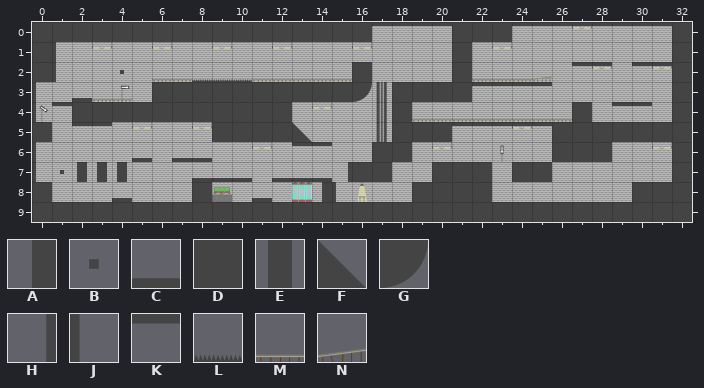
Tiled map -- Maze Escape/Levels/Level_5.tmx. That is the earlier state.
Cells are 300x300 px. Shown: x 0..32, y 0..9.
Key: from "ElementsTiles-01-01": A 0, B 9, C 10, D 13, E 14, F 15, G 20, H 21, J 22, K 23; from "Tiles_x3_spikes": L 5; from "rail_textures": M 0, N 1.
_ is an empty cell.
Layers that did not change in this view are not listed.
Layer "Solide" before, first column x 0:
 0 DDDDDDDDDDDDDDDDDKKKKDDDKKKKKKKKD
 1 DJ___________________D__________D
 2 DJ__B_MMLLLMMMMMD____DMMMN_KK_KKD
 3 J_CMM_DDDDDDDDDDG_DDDDKKKK______D
 4 JKDDDDDDDDDDD_____DMMMMMMMMD_KK_D
 5 D_KK_____DDDDF____DDDKKKKKDDDDDDD
 6 J____C_CC____KK__DD_______DDD___D
 7 JBEEE___CCC_CCCHDD__DDD_DD______D
 8 D___C___D__C__AJ___DDDD_______DDD
 9 DDDDDDDDDDDDDDDDDDDDDDDDDDDDDDDDD
New version:
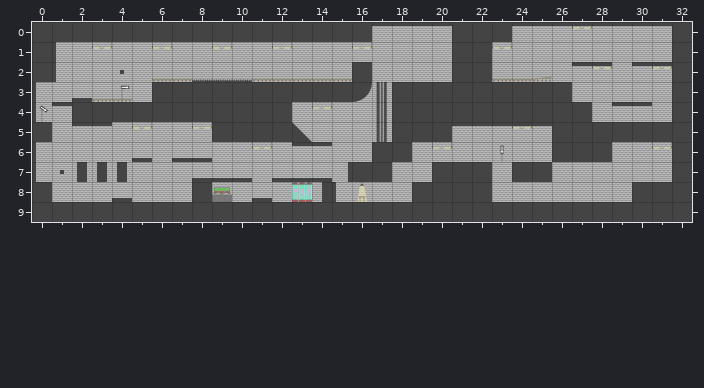
Difference:
Changed rows in their new state; . is an unchanged cell.
Layer "Solide":
first column x 19:
 1 ...D....
 2 ...D....
 3 ...DDDDD
 4 DDDDDDDD
